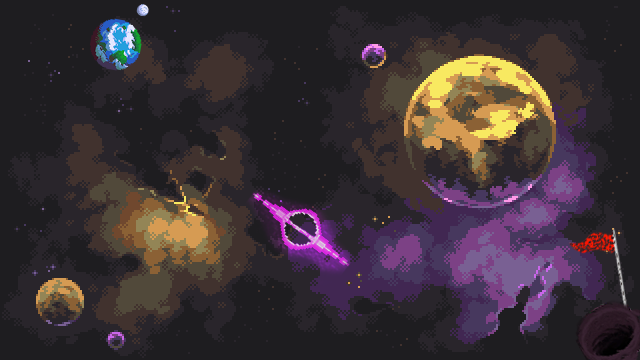
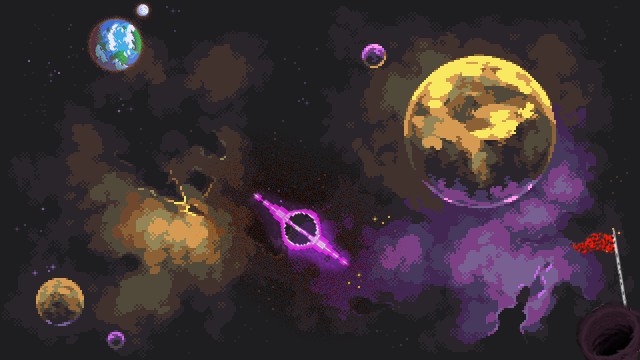
Revision of a layered 640px x 360px image; what changed, layer by layer:
"Terran": blend normal → screen over [89, 18, 142, 71]
"Ice": blend normal → screen over [136, 4, 149, 17]
